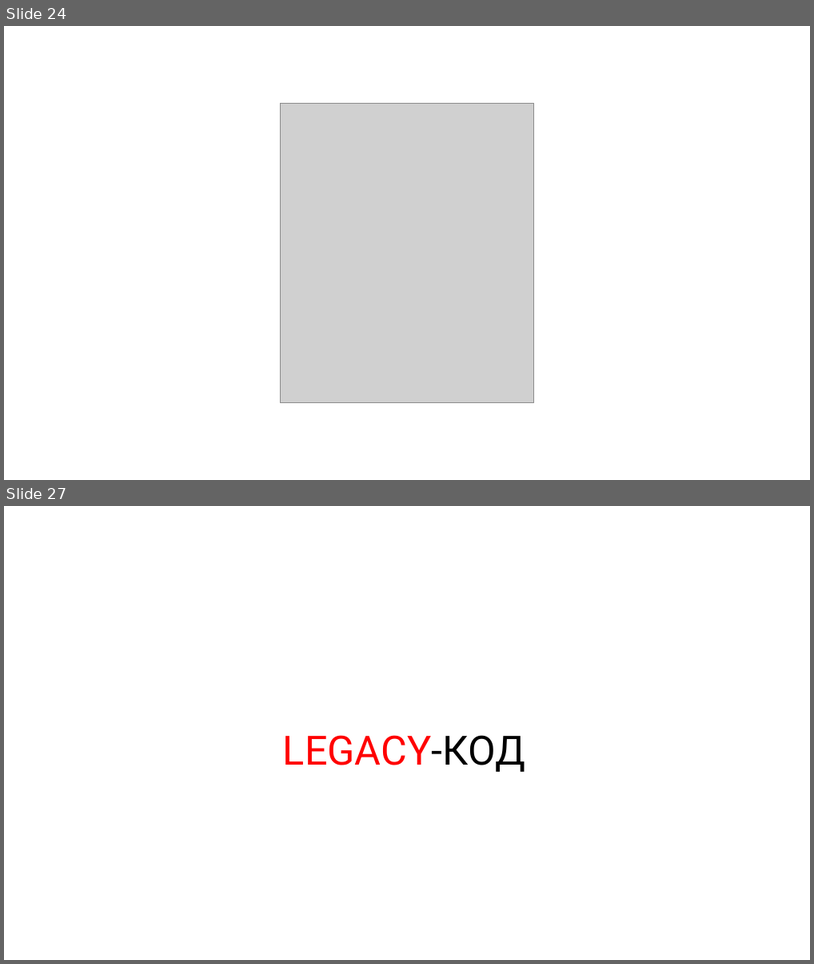
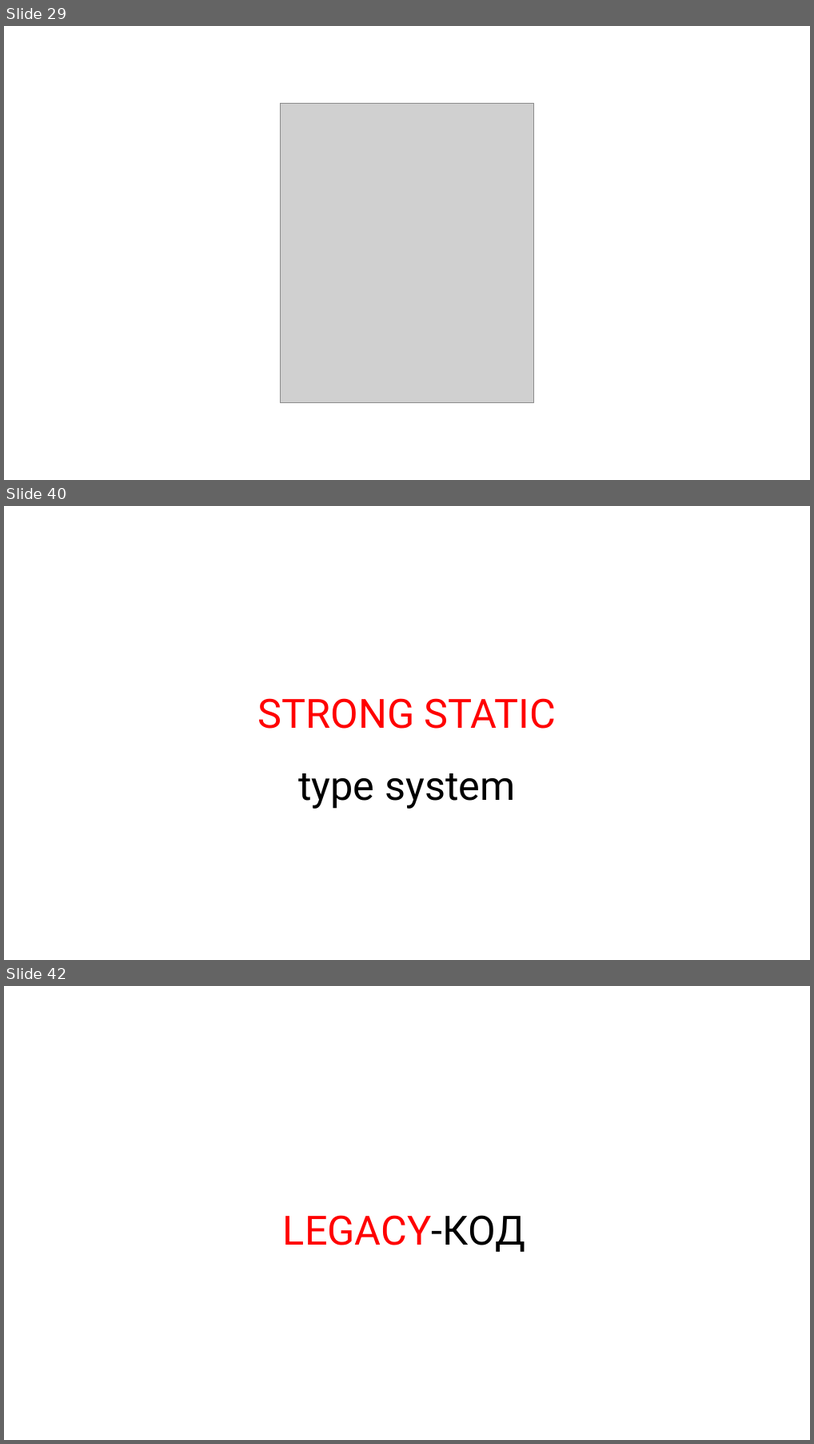
Before and after one commit to rkhaimov/brain-gym, a slide deck: Презентация.pptx. Shown one above the other, each under a label of ours: slides 24 and 27 before the commit, slides 29, 40 and 42 after it; the slides between them are not shown. The pictures are 814x964 and 814x1444 pixels, drawn with LibreOffice and Linux fonts; fonts in the diff are those of the drawing; grey boxes stand for pictures. Boxes give left, top, right and bottom in pixels: in the first picture for what was removed or moved away, otherwise in the second. Text is boxed around its words. In the diff, an @@ line names an element or a change of style, - is before the commit and + after.

```diff
--- a/Презентация.pptx
+++ b/Презентация.pptx
@@ slide 40 added at (4,506,810,960), background #FFFFFF @@
@@ text added at (258,698,556,808), 48 pt, text #FF0000 @@
+STRONG STATIC
+type system
@@ what was slide 24 is now slide 29 @@
@@ what was slide 27 is now slide 42 @@
```
Also in this commit, not shown: 2 slides changed, 16 other slides added, 2 slides removed.
